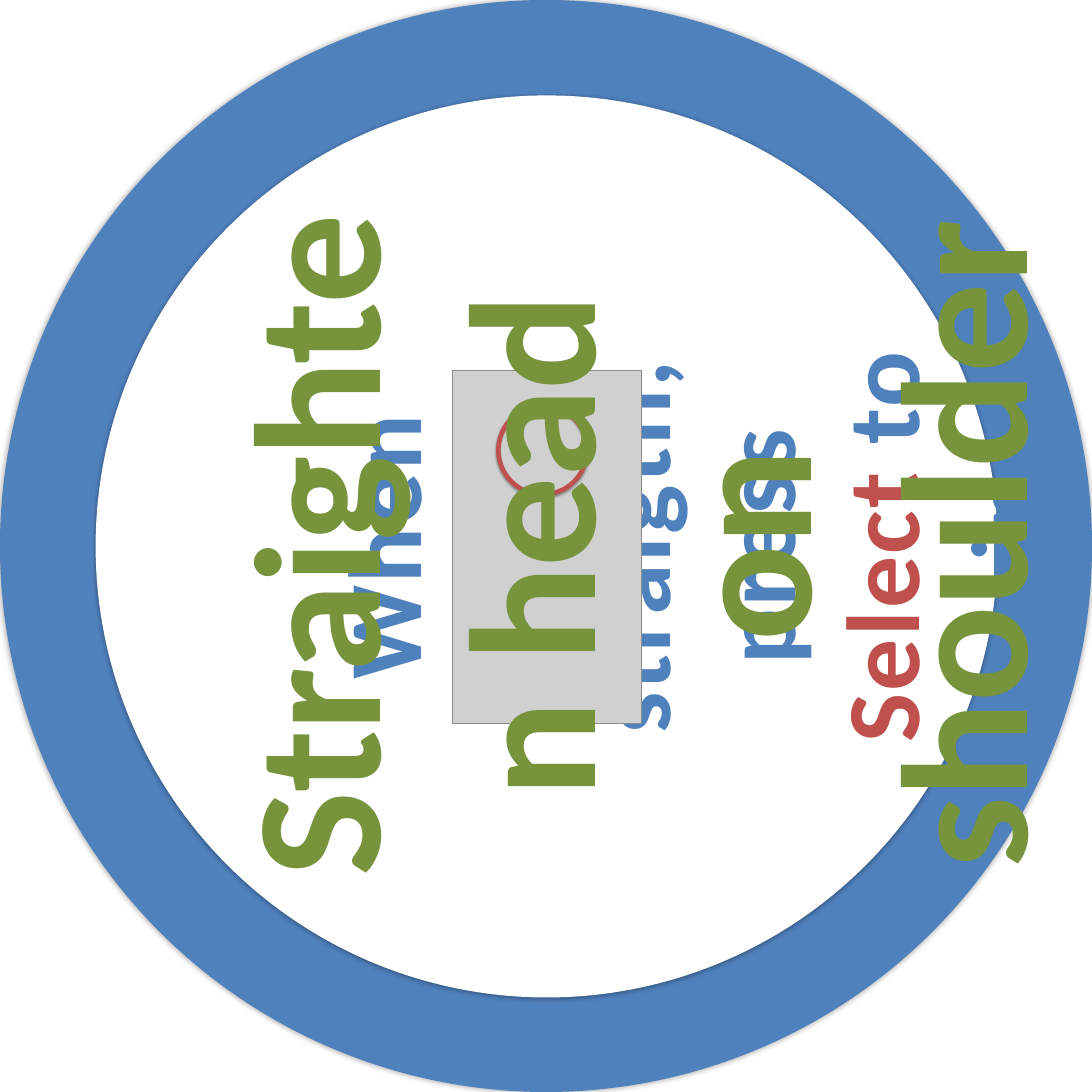
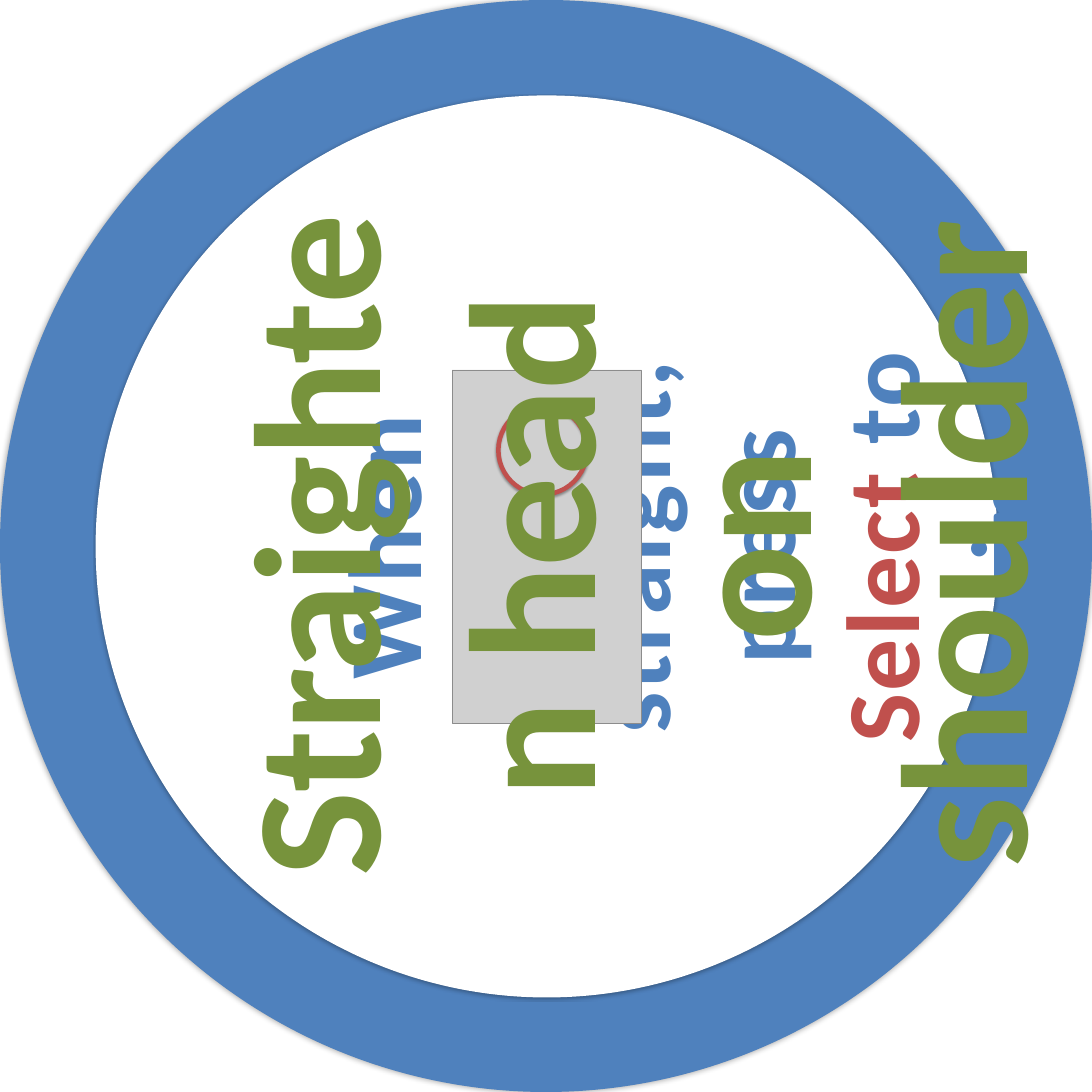
Before and after one commit to PsyPhy/GripGraspISS, a slide deck: slide 15 of Source Code/GraspBMPs/GraspCircularPrompts.pptx. Drawn at 1092x1092 pixels with LibreOffice and Linux fonts; fonts in the diff are those of the drawing; grey boxes stand for pictures. Boxes give left, top, right and bottom in pixels: in the first picture for what was removed or moved away, otherwise in the second. Text is boxed around its words. In the diff, an @@ line names an element or a change of style, - is before the commit and + after.

```diff
--- a/Source Code/GraspBMPs/GraspCircularPrompts.pptx
+++ b/Source Code/GraspBMPs/GraspCircularPrompts.pptx
@@ text at box(323, 361, 1073, 744): text changed @@
-When head is straigth, press Select to continue.
+When head is straight, press Select to continue.
```
Also in this commit, not shown: 2 other slides changed, 35 other files.
